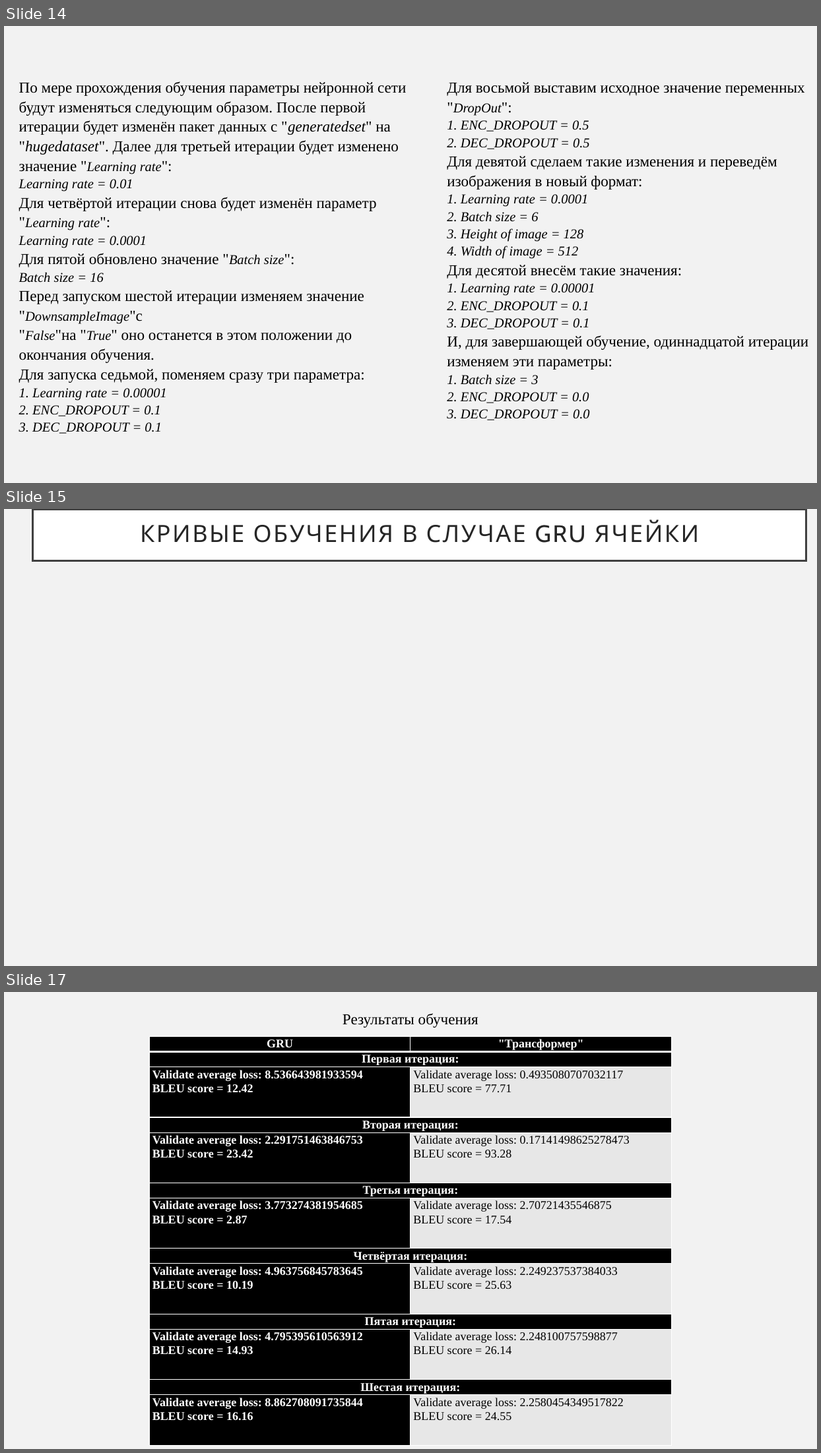
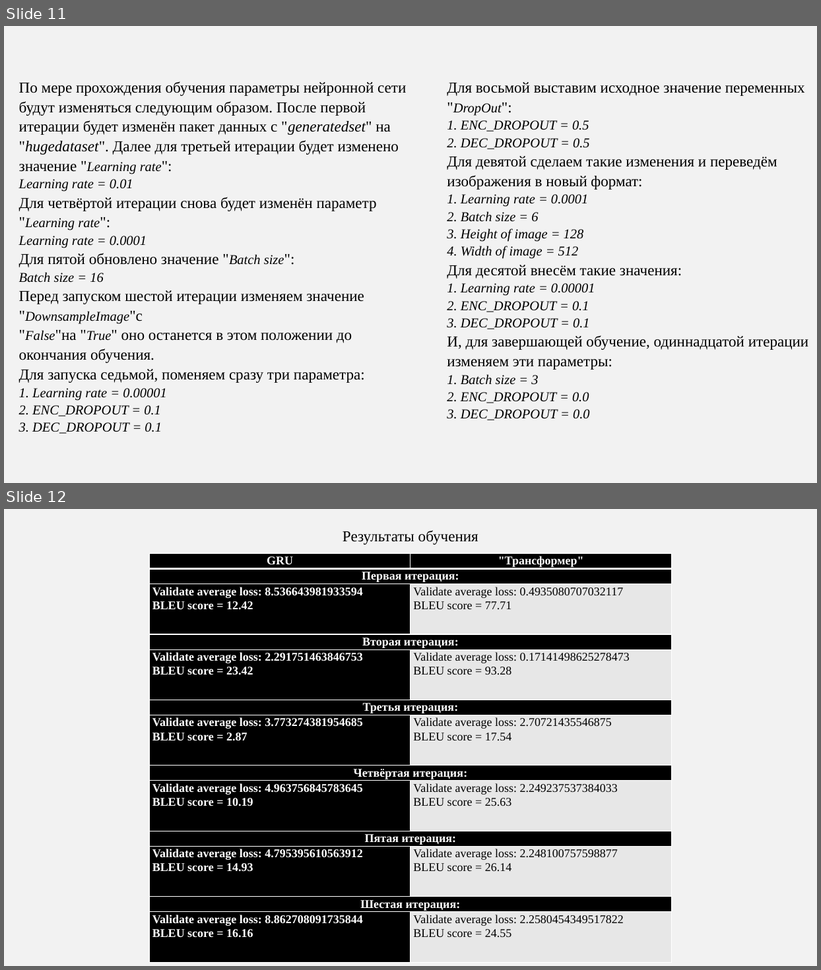
Before and after one commit to agoiga/rabota, a slide deck: Diplom.pptx. Shown one above the other, each under a label of ours: slides 14, 15 and 17 before the commit, slides 11 and 12 after it; the slides between them are not shown. The pictures are 821x1453 and 821x970 pixels, drawn with LibreOffice and Linux fonts; fonts in the diff are those of the drawing. Boxes give left, top, right and bottom in pixels: in the first picture for what was removed or moved away, otherwise in the second. Text is boxed around its words. In the diff, an @@ line names an element or a change of style, - is before the commit and + after.

```diff
--- a/Diplom.pptx
+++ b/Diplom.pptx
@@ slide 15 removed at (x1=4, y1=509, x2=817, y2=966), background #F2F2F2 @@
@@ title removed at (x1=32, y1=509, x2=807, y2=561) @@
-КРИВЫЕ ОБУЧЕНИЯ В СЛУЧАЕ GRU ЯЧЕЙКИ
@@ what was slide 14 is now slide 11 @@
@@ what was slide 17 is now slide 12 @@
```
Also in this commit, not shown: 2 slides changed, 4 other slides removed.
